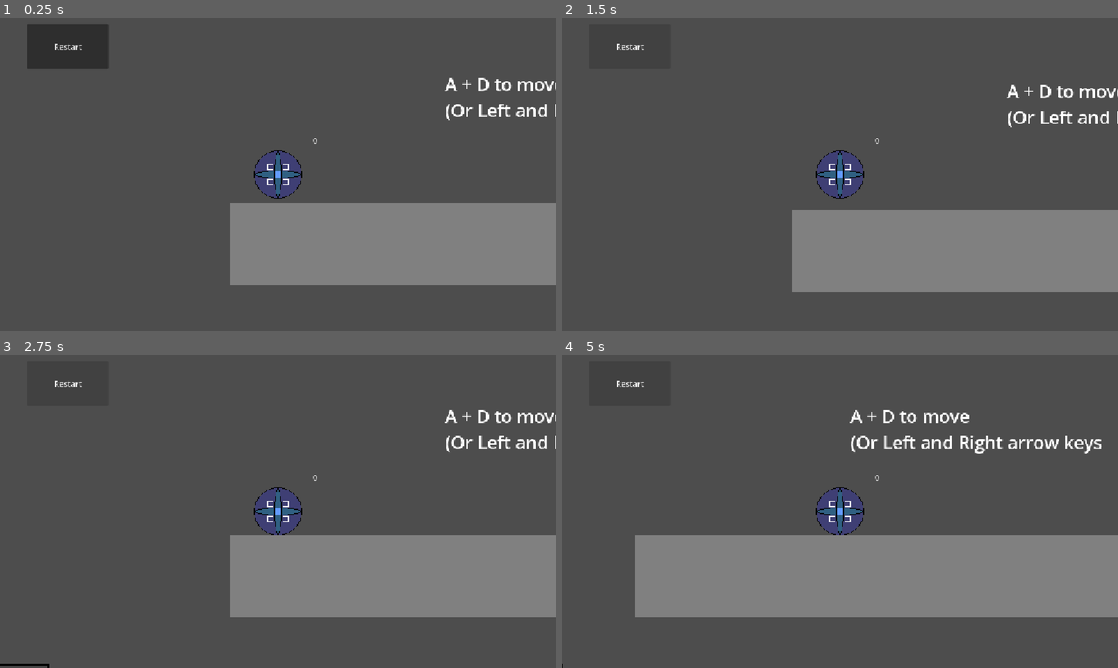
Above: before the commit, frames 1-4 (two rows, left to right).
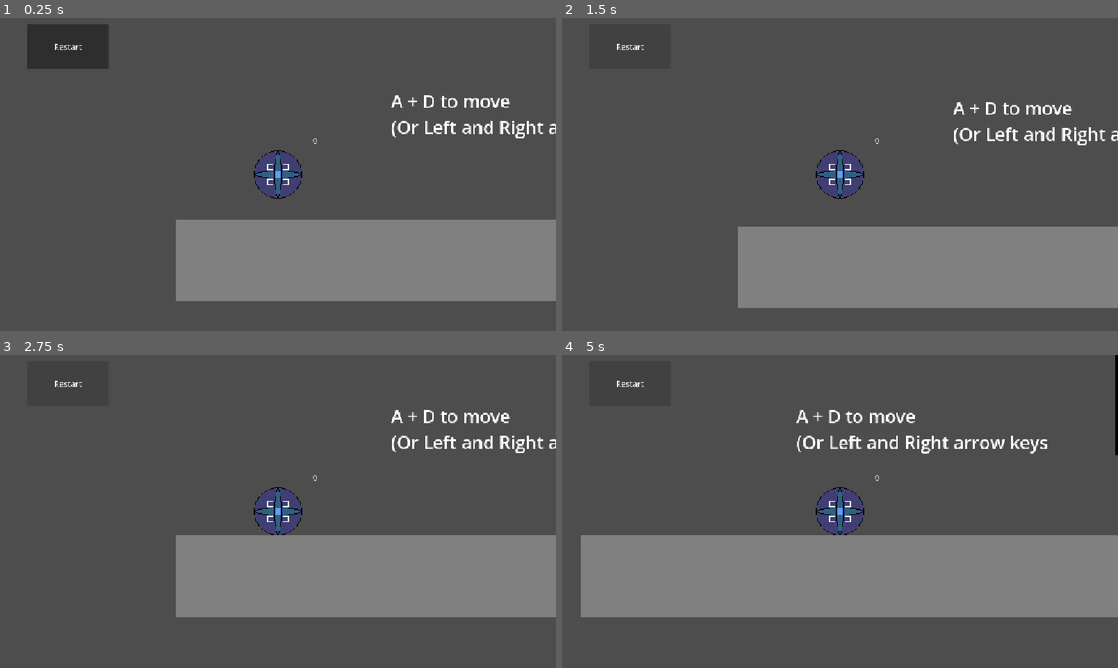
Above: after the commit, the same moments.

Repository: eastern2727/Game-jam
Game: Godot game, scene res://main.tscn
The game is run twice, just before and just after one commit, with the same random seed, the same clock (stepped at 60 frames per second) and the same inputs.
Inputs:
- Up to frame 1 (0.25 s): no input
- Up to frame 2 (1.5 s): click "Restart" at 0.5 s; click "Restart" at 1.25 s
- Up to frame 3 (2.75 s): click "Restart" at 2 s
- Up to frame 4 (5 s): tap Space (compress) at 2.75, 3.6, 4.25 s; hold Space (compress) 2.78-3.53 s; hold D (right) 2.78-4.28 s; hold A (left) from 4.28 s (still down); hold Space (compress) from 4.28 s (still down)

The runs differ from the first frame. In frame 1, 10% of the frame differs, in the area x 31-100%, y 19-91%; in frame 2, 10%; in frame 3, 3.7%; in frame 4, 4.3%.

Commit message:
copwakjmio

Diff:
--- a/game-jam-real/Hammer.gd
+++ /dev/null
@@ -1,25 +0,0 @@
-extends Sprite2D
-var SwingAngle: float = -50
-var previousRotationValue: float = 0
-
-# Called when the node enters the scene tree for the first time.
-func _ready() -> void:
-	self.rotate(deg_to_rad(SwingAngle-0.1))
-	previousRotationValue = 0.002
-
-
-# Called every frame. 'delta' is the elapsed time since the previous frame.
-func _process(delta: float) -> void:
-	if (previousRotationValue>=0 && previousRotationValue<=0.01 && rotation_degrees>0):
-		previousRotationValue = -0.01
-	elif (previousRotationValue<=0 && previousRotationValue>=-0.01 && rotation_degrees<0):
-		previousRotationValue = 0.01
-	elif (self.rotation_degrees <0 && previousRotationValue >0):
-		previousRotationValue *=1.0101
-	elif (self.rotation_degrees >0 && previousRotationValue >0):
-		previousRotationValue *=0.99
-	elif (self.rotation_degrees >0 && previousRotationValue <0):
-		previousRotationValue *=1.0101
-	elif (self.rotation_degrees <0 && previousRotationValue <0):
-		previousRotationValue *=0.99
-	self.rotate(deg_to_rad(previousRotationValue))
--- a/game-jam-real/PowerHammer.gd
+++ /dev/null
@@ -1,20 +0,0 @@
-extends Sprite2D
-var startingPositionY: float = 200
-var targetPosY: float = 500
-var lock: bool = false
-
-# Called when the node enters the scene tree for the first time.
-func _ready() -> void:
-	startingPositionY = position.y
-	pass
-
-
-# Called every frame. 'delta' is the elapsed time since the previous frame.
-func _process(delta: float) -> void:
-	if (position.y <500 && !lock):
-		position.y = move_toward(position.y, targetPosY, delta*2000)
-	else:
-		lock = true
-		position.y = move_toward(position.y, startingPositionY, delta*200)
-		if (position.y<startingPositionY+0.05):
-			lock = false
--- a/game-jam-real/character_body_2d.gd
+++ /dev/null
@@ -1,9 +0,0 @@
-extends CharacterBody2D
-
-
-const SPEED = 300.0
-const JUMP_VELOCITY = -400.0
-
-
-func _physics_process(delta: float) -> void:
-	rotation += 0.1
--- a/game-jam-real/floating_platform_h.gd
+++ b/game-jam-real/floating_platform_h.gd
@@ -1,38 +1,11 @@
-extends Sprite2D
-var targetPosX = 800
-var startingPosX = 200
-var lock: bool = false
-var firstLock: bool = false
-var secondLock: bool = false
-var timer: Timer = Timer.new()
-var timer2: Timer = Timer.new()
+extends AnimatableBody2D
 
-# Called when the node enters the scene tree for the first time.
-func _ready() -> void:
-	add_child(timer)
-	timer.wait_time = 1
-	timer.one_shot = true
-	timer.timeout.connect(_on_timeout)
-	add_child(timer2)
-	timer2.wait_time = 1
-	timer2.one_shot = true
-	timer2.timeout.connect(_on_timeout2)
+@export var distance : float = 600
+@export var speed : float = 100
+@export var wait : float = 1
 
-# Called every frame. 'delta' is the elapsed time since the previous frame.
-func _process(delta: float) -> void:
-	if (position.x <targetPosX-0.05 && !lock):
-		position.x = move_toward(position.x, targetPosX, delta*100)
-	else:
-		if (!lock):
-			timer2.start()
-			lock = true
-		elif (timer2.time_left == 0):
-			lock = true
-			position.x = move_toward(position.x, startingPosX, delta*100)
-			if (position.x<startingPosX+0.05 && timer.time_left == 0):
-				timer.start()
-func _on_timeout():
-	lock = false
-	pass
-func _on_timeout2():
-	pass
+func _ready():
+	var time = distance / speed
+	var tween = create_tween().set_loops().set_process_mode(Tween.TWEEN_PROCESS_PHYSICS)
+	tween.tween_property(self, "position:x", position.x + distance, time).set_delay(wait)
+	tween.tween_property(self, "position:x", position.x, time).set_delay(wait)
--- /dev/null
+++ b/game-jam-real/floating_platform_h.tscn
@@ -0,0 +1,17 @@
+[gd_scene format=3]
+
+[ext_resource type="Script" path="res://floating_platform_h.gd" id="1"]
+[ext_resource type="Texture2D" uid="uid://c84bwl66ldmj2" path="res://pixil-frame-0 (10).png" id="2"]
+
+[sub_resource type="RectangleShape2D" id="body"]
+size = Vector2(300, 40)
+
+[node name="FloatingPlatformH" type="AnimatableBody2D"]
+script = ExtResource("1")
+
+[node name="Sprite2D" type="Sprite2D" parent="."]
+texture = ExtResource("2")
+
+[node name="CollisionShape2D" type="CollisionShape2D" parent="."]
+position = Vector2(10, -15)
+shape = SubResource("body")
--- a/game-jam-real/floating_platform_v.gd
+++ b/game-jam-real/floating_platform_v.gd
@@ -1,38 +1,11 @@
-extends Sprite2D
-var targetPosY = 400
-var startingPosY = 100
-var lock: bool = false
-var firstLock: bool = false
-var secondLock: bool = false
-var timer: Timer = Timer.new()
-var timer2: Timer = Timer.new()
+extends AnimatableBody2D
 
-# Called when the node enters the scene tree for the first time.
-func _ready() -> void:
-	add_child(timer)
-	timer.wait_time = 1
-	timer.one_shot = true
-	timer.timeout.connect(_on_timeout)
-	add_child(timer2)
-	timer2.wait_time = 1
-	timer2.one_shot = true
-	timer2.timeout.connect(_on_timeout2)
+@export var distance : float = 300
+@export var speed : float = 100
+@export var wait : float = 1
 
-# Called every frame. 'delta' is the elapsed time since the previous frame.
-func _process(delta: float) -> void:
-	if (position.y <targetPosY-0.05 && !lock):
-		position.y = move_toward(position.y, targetPosY, delta*100)
-	else:
-		if (!lock):
-			timer2.start()
-			lock = true
-		elif (timer2.time_left == 0):
-			lock = true
-			position.y = move_toward(position.y, startingPosY, delta*100)
-			if (position.y<startingPosY+0.05 && timer.time_left == 0):
-				timer.start()
-func _on_timeout():
-	lock = false
-	pass
-func _on_timeout2():
-	pass
+func _ready():
+	var time = distance / speed
+	var tween = create_tween().set_loops().set_process_mode(Tween.TWEEN_PROCESS_PHYSICS)
+	tween.tween_property(self, "position:y", position.y + distance, time).set_delay(wait)
+	tween.tween_property(self, "position:y", position.y, time).set_delay(wait)
--- /dev/null
+++ b/game-jam-real/floating_platform_v.tscn
@@ -0,0 +1,17 @@
+[gd_scene format=3]
+
+[ext_resource type="Script" path="res://floating_platform_v.gd" id="1"]
+[ext_resource type="Texture2D" uid="uid://c84bwl66ldmj2" path="res://pixil-frame-0 (10).png" id="2"]
+
+[sub_resource type="RectangleShape2D" id="body"]
+size = Vector2(300, 40)
+
+[node name="FloatingPlatformV" type="AnimatableBody2D"]
+script = ExtResource("1")
+
+[node name="Sprite2D" type="Sprite2D" parent="."]
+texture = ExtResource("2")
+
+[node name="CollisionShape2D" type="CollisionShape2D" parent="."]
+position = Vector2(10, -15)
+shape = SubResource("body")
--- /dev/null
+++ b/game-jam-real/hammer.gd
@@ -0,0 +1,10 @@
+extends AnimatableBody2D
+
+@export var angle : float = 50
+@export var swing_time : float = 1.2
+
+func _ready():
+	rotation_degrees = -angle
+	var tween = create_tween().set_loops().set_process_mode(Tween.TWEEN_PROCESS_PHYSICS).set_trans(Tween.TRANS_SINE)
+	tween.tween_property(self, "rotation_degrees", angle, swing_time)
+	tween.tween_property(self, "rotation_degrees", -angle, swing_time)
--- /dev/null
+++ b/game-jam-real/hammer.tscn
@@ -0,0 +1,38 @@
+[gd_scene format=3 uid="uid://mup4unljiejx"]
+
+[ext_resource type="Script" uid="uid://ujmevbol2id6" path="res://hammer.gd" id="1"]
+[ext_resource type="Texture2D" uid="uid://cgiwpvdxx070w" path="res://pixil-frame-0 (6).png" id="2"]
+[ext_resource type="Script" uid="uid://wvo04fi3637y" path="res://hitbox.gd" id="3"]
+
+[sub_resource type="RectangleShape2D" id="head"]
+size = Vector2(225, 95)
+
+[sub_resource type="RectangleShape2D" id="handle"]
+size = Vector2(55, 185)
+
+[sub_resource type="RectangleShape2D" id="hit"]
+size = Vector2(245, 115)
+
+[node name="Hammer" type="AnimatableBody2D" unique_id=1631621673]
+script = ExtResource("1")
+
+[node name="Sprite2D" type="Sprite2D" parent="." unique_id=1731528069]
+scale = Vector2(5, 5)
+texture = ExtResource("2")
+centered = false
+offset = Vector2(-47.83, -24.965)
+
+[node name="Head" type="CollisionShape2D" parent="." unique_id=917105359]
+position = Vector2(-1.5, 207.5)
+shape = SubResource("head")
+
+[node name="Handle" type="CollisionShape2D" parent="." unique_id=482679380]
+position = Vector2(-1.5, 67.5)
+shape = SubResource("handle")
+
+[node name="Hitbox" type="Area2D" parent="." unique_id=1449947850]
+position = Vector2(-1.5, 207.5)
+script = ExtResource("3")
+
+[node name="CollisionShape2D" type="CollisionShape2D" parent="Hitbox" unique_id=190263285]
+shape = SubResource("hit")
--- /dev/null
+++ b/game-jam-real/hitbox.gd
@@ -0,0 +1,10 @@
+extends Area2D
+
+@export var force : float = 600
+
+func _ready():
+	body_entered.connect(_on_body_entered)
+
+func _on_body_entered(body):
+	if body.has_method("get_hit"):
+		body.get_hit((body.global_position - global_position).normalized() * force)
--- a/game-jam-real/main.tscn
+++ b/game-jam-real/main.tscn
@@ -1,16 +1,11 @@
 [gd_scene format=3 uid="uid://c2tkk3sxl8m3c"]
 
-[ext_resource type="Texture2D" uid="uid://cgiwpvdxx070w" path="res://pixil-frame-0 (6).png" id="1_0xm2m"]
 [ext_resource type="PackedScene" uid="uid://d3gcteqirkqu0" path="res://player.tscn" id="1_ig7tw"]
-[ext_resource type="Script" uid="uid://bi5bn7g54hp5s" path="res://Hammer.gd" id="2_0xm2m"]
-[ext_resource type="Texture2D" uid="uid://cmkntw8sqm3qt" path="res://pixil-frame-0 (7).png" id="3_1bvp3"]
-[ext_resource type="Script" uid="uid://naufju7bo2ip" path="res://PowerHammer.gd" id="4_lquwl"]
-[ext_resource type="Texture2D" uid="uid://bc0ax47t21len" path="res://pixil-frame-0 (9).png" id="5_7mycd"]
-[ext_resource type="Script" uid="uid://2kweohlmgf7r" path="res://spinny.gd" id="6_272bh"]
-[ext_resource type="Texture2D" uid="uid://c84bwl66ldmj2" path="res://pixil-frame-0 (10).png" id="7_5vw27"]
-[ext_resource type="Script" uid="uid://brq1wcscmx1ql" path="res://floating_platform_h.gd" id="7_272bh"]
-[ext_resource type="Script" uid="uid://dhbgaae6tabvg" path="res://character_body_2d.gd" id="9_efxa6"]
-[ext_resource type="Script" uid="uid://dk2dqec6gnfyc" path="res://floating_platform_v.gd" id="9_kek77"]
+[ext_resource type="PackedScene" uid="uid://mup4unljiejx" path="res://hammer.tscn" id="2_hammer"]
+[ext_resource type="PackedScene" path="res://power_hammer.tscn" id="3_power"]
+[ext_resource type="PackedScene" path="res://floating_platform_h.tscn" id="4_platform_h"]
+[ext_resource type="PackedScene" path="res://floating_platform_v.tscn" id="4_platform_v"]
+[ext_resource type="PackedScene" path="res://spinny.tscn" id="5_spinner"]
 [ext_resource type="Script" uid="uid://dkd7ilwcxwm5y" path="res://restart.gd" id="11_efxa6"]
 
 [sub_resource type="RectangleShape2D" id="RectangleShape2D_g4v7s"]
@@ -35,41 +30,26 @@
 size = Vector2(1142.25, 26)
 
 [sub_resource type="RectangleShape2D" id="RectangleShape2D_p1u0y"]
-size = Vector2(76, 349.25)
+size = Vector2(111, 670.625)
 
 [sub_resource type="Theme" id="Theme_6kesf"]
 
-[sub_resource type="RectangleShape2D" id="RectangleShape2D_6kesf"]
-size = Vector2(1487, 657.75)
-
 [node name="Node2D" type="Node2D" unique_id=2011774588]
 
-[node name="Hammer" type="Sprite2D" parent="." unique_id=1725210622]
-position = Vector2(-758.9999, 13.0000305)
-scale = Vector2(5, 5)
-texture = ExtResource("1_0xm2m")
-centered = false
-offset = Vector2(-47.83, -24.965)
-script = ExtResource("2_0xm2m")
-
-[node name="PowerHammer" type="Sprite2D" parent="." unique_id=1427582556]
-position = Vector2(-797.9998, 335)
-scale = Vector2(5, 5)
-texture = ExtResource("3_1bvp3")
-script = ExtResource("4_lquwl")
-
-[node name="FloatingPlatformH" type="Sprite2D" parent="." unique_id=137507124]
-position = Vector2(-588, 722)
-texture = ExtResource("7_5vw27")
-script = ExtResource("7_272bh")
-
-[node name="FloatingPlatformV" type="Sprite2D" parent="." unique_id=1076781233]
+[node name="Hammer" parent="." unique_id=281190009 instance=ExtResource("2_hammer")]
+position = Vector2(-965, 194)
+
+[node name="PowerHammer" parent="." unique_id=1150160019 instance=ExtResource("3_power")]
+position = Vector2(1175, 169)
+
+[node name="FloatingPlatformH" parent="." unique_id=35600606 instance=ExtResource("4_platform_h")]
+position = Vector2(2162, 761)
+
+[node name="FloatingPlatformV" parent="." unique_id=1922859722 instance=ExtResource("4_platform_v")]
 position = Vector2(-749, 986)
-texture = ExtResource("7_5vw27")
-script = ExtResource("9_kek77")
 
 [node name="Player" parent="." unique_id=681009790 instance=ExtResource("1_ig7tw")]
-position = Vector2(113, 335)
+position = Vector2(225, 300)
 
 [node name="StaticBody2D" type="StaticBody2D" parent="." unique_id=2139852630]
 position = Vector2(255, 449)
@@ -121,7 +101,7 @@
 color = Color(0.5019608, 0.5019608, 0.5019608, 1)
 
 [node name="CollisionShape2D5" type="CollisionShape2D" parent="StaticBody2D" unique_id=1384211297]
-position = Vector2(2626, 80)
+position = Vector2(2631, 111)
 shape = SubResource("RectangleShape2D_57qmd")
 
 [node name="ColorRect" type="ColorRect" parent="StaticBody2D/CollisionShape2D5" unique_id=1991818074]
@@ -130,9 +110,10 @@
 offset_right = 40.0
 offset_bottom = 105.0
 color = Color(0.5019608, 0.5019608, 0.5019608, 1)
+metadata/_edit_use_anchors_ = true
 
 [node name="CollisionShape2D6" type="CollisionShape2D" parent="StaticBody2D" unique_id=1076745297]
-position = Vector2(2995.25, -2.75)
+position = Vector2(3040, 30)
 shape = SubResource("RectangleShape2D_3gngh")
 
 [node name="ColorRect" type="ColorRect" parent="StaticBody2D/CollisionShape2D6" unique_id=1846588962]
@@ -166,6 +147,17 @@
 offset_bottom = 187.0
 metadata/_edit_use_anchors_ = true
 
+[node name="CollisionShape2D12" type="CollisionShape2D" parent="StaticBody2D" unique_id=292741630]
+position = Vector2(4190, -677)
+shape = SubResource("RectangleShape2D_7numd")
+
+[node name="ColorRect" type="ColorRect" parent="StaticBody2D/CollisionShape2D12" unique_id=166978522]
+offset_left = -576.875
+offset_top = -12.0
+offset_right = 567.125
+offset_bottom = 28.0
+metadata/_edit_use_anchors_ = true
+
 [node name="CollisionShape2D8" type="CollisionShape2D" parent="StaticBody2D" unique_id=1046377415]
 position = Vector2(3986.875, 331)
 shape = SubResource("RectangleShape2D_7numd")
@@ -175,43 +167,34 @@
 offset_top = -12.0
 offset_right = 567.125
 offset_bottom = 28.0
+metadata/_edit_use_anchors_ = true
 
 [node name="CollisionShape2D9" type="CollisionShape2D" parent="StaticBody2D" unique_id=443374073]
-position = Vector2(4517, 159)
+position = Vector2(4534, 315)
 shape = SubResource("RectangleShape2D_p1u0y")
 
 [node name="ColorRect" type="ColorRect" parent="StaticBody2D/CollisionShape2D9" unique_id=2036105170]
-offset_left = -37.0
-offset_top = -183.0
-offset_right = 39.0
-offset_bottom = 173.0
+offset_left = -43.0
+offset_top = -344.0
+offset_right = 33.0
+offset_bottom = 12.0
 metadata/_edit_use_anchors_ = true
 
 [node name="CollisionShape2D11" type="CollisionShape2D" parent="StaticBody2D" unique_id=586057306]
-position = Vector2(5239, -197)
+position = Vector2(5268, -508)
+scale = Vector2(1, 2)
 shape = SubResource("RectangleShape2D_p1u0y")
 
 [node name="ColorRect" type="ColorRect" parent="StaticBody2D/CollisionShape2D11" unique_id=1920859412]
 offset_left = -37.0
-offset_top = -183.0
+offset_top = -341.5
 offset_right = 39.0
-offset_bottom = 173.0
-metadata/_edit_use_anchors_ = true
-
-[node name="CharacterBody2D" type="CharacterBody2D" parent="." unique_id=11917299]
+offset_bottom = 14.5
+scale = Vector2(1, 2)
+metadata/_edit_use_anchors_ = true
+
+[node name="Spinner" parent="." unique_id=1447853468 instance=ExtResource("5_spinner")]
 position = Vector2(4455, 524)
-script = ExtResource("9_efxa6")
-
-[node name="CollisionPolygon2D" type="CollisionPolygon2D" parent="CharacterBody2D" unique_id=1128937683]
-position = Vector2(-8, 7.4299927)
-polygon = PackedVector2Array(-32, -219.1, -32, -217.3, -34, -216.2, -34, 232, 29, 232, 29, -216.9)
-
-[node name="Spinny" type="Sprite2D" parent="CharacterBody2D" unique_id=1082940939]
-position = Vector2(-8, 7.4299927)
-texture = ExtResource("5_7mycd")
-centered = false
-offset = Vector2(-180, -250)
-script = ExtResource("6_272bh")
 
 [node name="WinLabel" type="Label" parent="." unique_id=795693811]
 offset_left = 4821.0
@@ -241,33 +224,23 @@
 text = "A + D to move
 (Or Left and Right arrow keys"
 
-[node name="Label" type="Label" parent="Label" unique_id=1924095896]
-layout_mode = 0
-offset_left = 911.0
-offset_top = 34.0
-offset_right = 1611.0
-offset_bottom = 193.0
+[node name="Label2" type="Label" parent="." unique_id=1924095896]
+offset_left = 1370.0
+offset_top = 183.0
+offset_right = 2070.0
+offset_bottom = 342.0
 theme = SubResource("Theme_6kesf")
 theme_override_font_sizes/font_size = 37
 text = "You can't jump...
 But you can compress and uncompress
 (Space)"
 
-[node name="Label" type="Label" parent="Label/Label" unique_id=543525851]
-layout_mode = 0
-offset_left = 820.0
-offset_top = 253.0
-offset_right = 1520.0
-offset_bottom = 358.0
+[node name="Label3" type="Label" parent="." unique_id=543525851]
+offset_left = 2190.0
+offset_top = 436.0
+offset_right = 2890.0
+offset_bottom = 541.0
 theme = SubResource("Theme_6kesf")
 theme_override_font_sizes/font_size = 37
 text = "You can store potential energy
 In order to jump higher"
-
-[node name="CollisionShape2D" type="CollisionShape2D" parent="." unique_id=323435558]
-position = Vector2(4861, -318.875)
-shape = SubResource("RectangleShape2D_6kesf")
-
-[node name="CollisionShape2D" type="CollisionShape2D" parent="CollisionShape2D" unique_id=1360681288]
-position = Vector2(1336, 414.875)
-shape = SubResource("RectangleShape2D_6kesf")
--- a/game-jam-real/player.gd
+++ b/game-jam-real/player.gd
@@ -9,6 +9,7 @@
 const SMALL : float = 32
 const PUSH_STRENGTH : float = 10
 const ENERGY_BONUS : float = 0.004
+const IMPACT_ENERGY : float = 0.6
 const MAX_ENERGY : float = 1000
 const FRICTION: float = 150
 const DRIFT : float = 150
@@ -48,10 +49,11 @@
 	move_and_slide()
 
 	for i in get_slide_collision_count():
-		var surface : Vector2 = get_slide_collision(i).get_normal()
-		var hit_strength = -speed_before_hit.dot(surface)
+		var hit = get_slide_collision(i)
+		var relative_speed = speed_before_hit - hit.get_collider_velocity()
+		var hit_strength = -relative_speed.dot(hit.get_normal())
 		if hit_strength >= HARD_HIT:
-			energy += (hit_strength - HARD_HIT)
+			energy += (hit_strength - HARD_HIT) * IMPACT_ENERGY
 	energy = min(energy, MAX_ENERGY)
 
 	if Input.is_action_just_released("compress"):
--- /dev/null
+++ b/game-jam-real/power_hammer.gd
@@ -0,0 +1,11 @@
+extends AnimatableBody2D
+
+@export var drop : float = 165
+@export var slam_time : float = 0.1
+@export var rise_time : float = 0.8
+@export var wait : float = 0.5
+
+func _ready():
+	var tween = create_tween().set_loops().set_process_mode(Tween.TWEEN_PROCESS_PHYSICS)
+	tween.tween_property(self, "position:y", position.y + drop, slam_time).set_delay(wait)
+	tween.tween_property(self, "position:y", position.y, rise_time)
--- /dev/null
+++ b/game-jam-real/power_hammer.tscn
@@ -0,0 +1,29 @@
+[gd_scene format=3]
+
+[ext_resource type="Script" path="res://power_hammer.gd" id="1"]
+[ext_resource type="Texture2D" uid="uid://cmkntw8sqm3qt" path="res://pixil-frame-0 (7).png" id="2"]
+[ext_resource type="Script" path="res://hitbox.gd" id="3"]
+
+[sub_resource type="RectangleShape2D" id="body"]
+size = Vector2(95, 260)
+
+[sub_resource type="RectangleShape2D" id="hit"]
+size = Vector2(115, 280)
+
+[node name="PowerHammer" type="AnimatableBody2D"]
+script = ExtResource("1")
+
+[node name="Sprite2D" type="Sprite2D" parent="."]
+scale = Vector2(5, 5)
+texture = ExtResource("2")
+
+[node name="CollisionShape2D" type="CollisionShape2D" parent="."]
+position = Vector2(-7.5, -45)
+shape = SubResource("body")
+
+[node name="Hitbox" type="Area2D" parent="."]
+position = Vector2(-7.5, -45)
+script = ExtResource("3")
+
+[node name="CollisionShape2D" type="CollisionShape2D" parent="Hitbox"]
+shape = SubResource("hit")
--- a/game-jam-real/spinny.gd
+++ b/game-jam-real/spinny.gd
@@ -1,12 +1,6 @@
-extends Sprite2D
-var rotationSpeed: float = 0.75
+extends AnimatableBody2D
 
-# Called when the node enters the scene tree for the first time.
-func _ready() -> void:
-	pass # Replace with function body.
+@export var spin_speed : float = 6
 
-
-# Called every frame. 'delta' is the elapsed time since the previous frame.
-func _process(delta: float) -> void:
-	#rotate(deg_to_rad(rotationSpeed))
-	pass
+func _physics_process(delta):
+	rotation += spin_speed * delta
--- /dev/null
+++ b/game-jam-real/spinny.tscn
@@ -0,0 +1,31 @@
+[gd_scene format=3]
+
+[ext_resource type="Script" path="res://spinny.gd" id="1"]
+[ext_resource type="Texture2D" uid="uid://bc0ax47t21len" path="res://pixil-frame-0 (9).png" id="2"]
+[ext_resource type="Script" path="res://hitbox.gd" id="3"]
+
+[sub_resource type="RectangleShape2D" id="body"]
+size = Vector2(55, 445)
+
+[sub_resource type="RectangleShape2D" id="hit"]
+size = Vector2(75, 465)
+
+[node name="Spinner" type="AnimatableBody2D"]
+script = ExtResource("1")
+
+[node name="Sprite2D" type="Sprite2D" parent="."]
+position = Vector2(-8, 7.43)
+texture = ExtResource("2")
+centered = false
+offset = Vector2(-180, -250)
+
+[node name="CollisionShape2D" type="CollisionShape2D" parent="."]
+position = Vector2(-10.5, 15)
+shape = SubResource("body")
+
+[node name="Hitbox" type="Area2D" parent="."]
+position = Vector2(-10.5, 15)
+script = ExtResource("3")
+
+[node name="CollisionShape2D" type="CollisionShape2D" parent="Hitbox"]
+shape = SubResource("hit")
Not shown, removed: game-jam-real/Hammer.gd.uid
Not shown, removed: game-jam-real/character_body_2d.gd.uid
Not shown, added: game-jam-real/hitbox.gd.uid
Renamed: game-jam-real/PowerHammer.gd.uid -> game-jam-real/power_hammer.gd.uid
